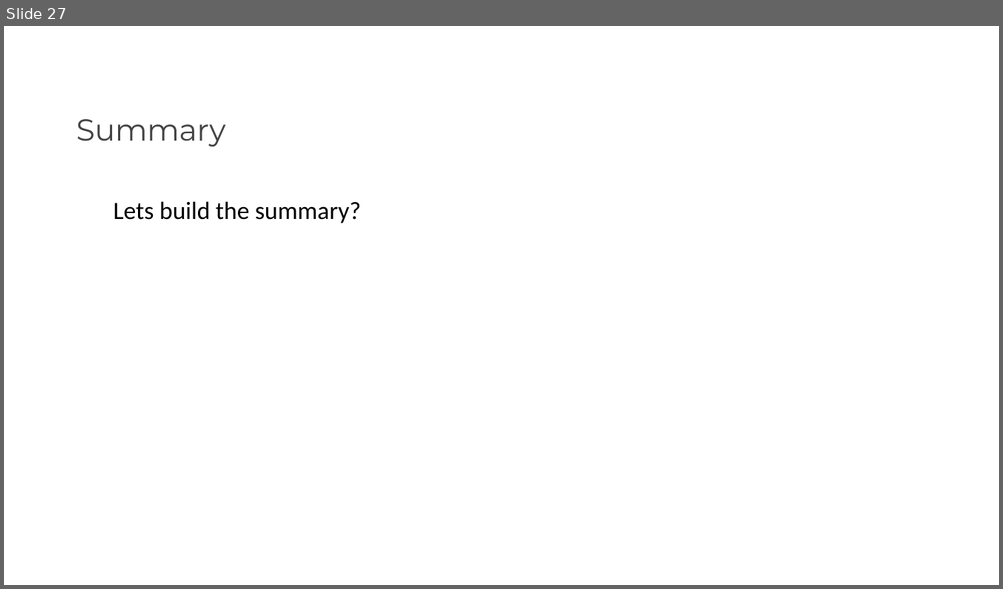
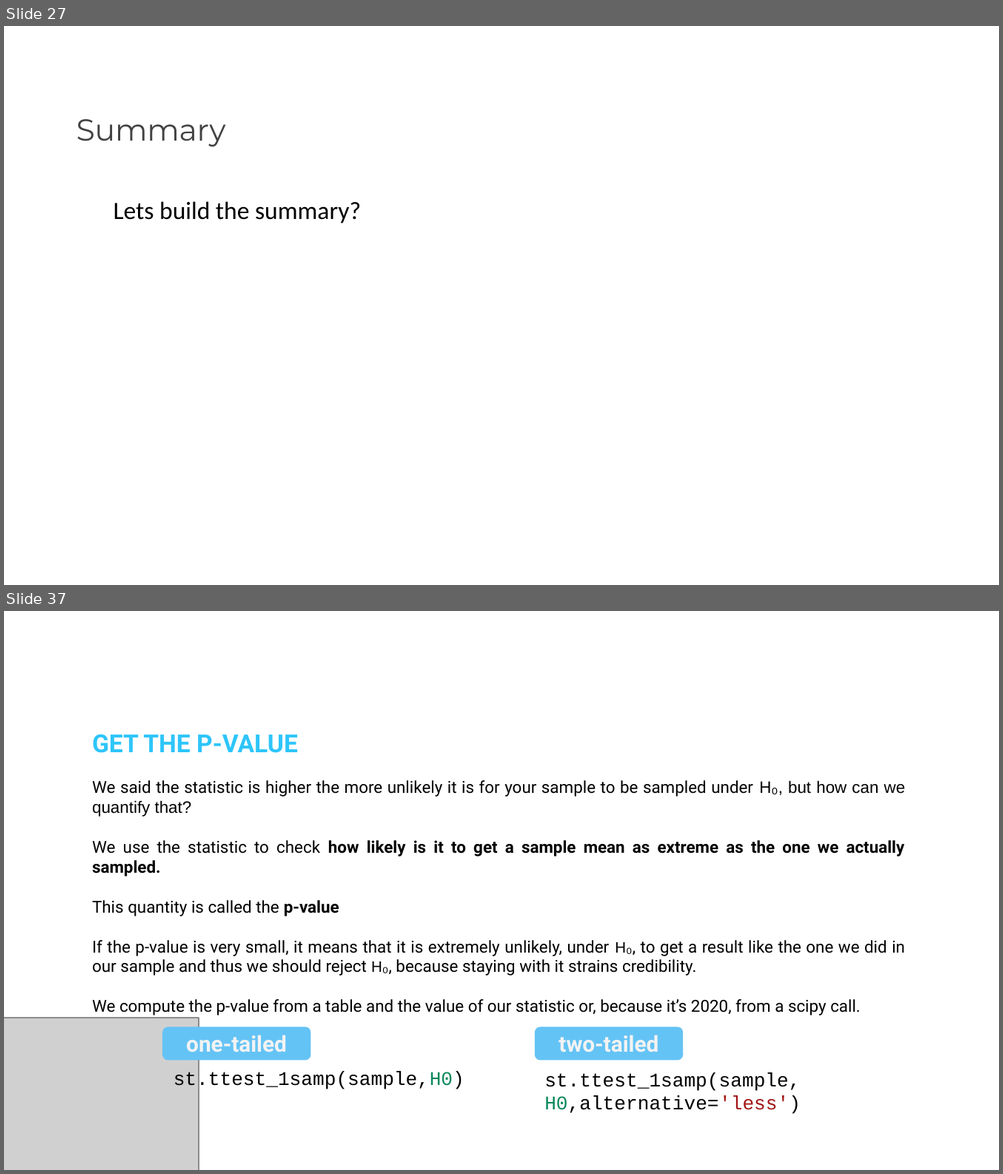
Before and after one commit to DSML-bootcamp/w4-nbs, a slide deck: D3/1. Hypothesis Testing.pptx. Shown one above the other, each under a label of ours: slide 27 before the commit, slides 27 and 37 after it; the slides between them are not shown. The pictures are 1003x589 and 1003x1174 pixels, drawn with LibreOffice and Linux fonts; fonts in the diff are those of the drawing; grey boxes stand for pictures; background and template pictures are left out. Boxes give left, top, right and bottom in pixels: in the first picture for what was removed or moved away, otherwise in the second. Text is boxed around its words. In the diff, an @@ line names an element or a change of style, - is before the commit and + after.

```diff
--- a/D3/1. Hypothesis Testing.pptx
+++ b/D3/1. Hypothesis Testing.pptx
@@ slide 37 added at [4, 611, 999, 1170], background picture (left out) @@
@@ text added at [92, 734, 905, 1016], 12 pt, text #000000 @@
+GET THE P-VALUE
+We said the statistic is higher the more unlikely it is for your sample to be sampled under H₀, but how can we quantify that?
+We use the statistic to check how likely is it to get a sample mean as extreme as the one we actually sampled.
+This quantity is called the p-value
+If the p-value is very small, it means that it is extremely unlikely, under H₀, to get a result like the one we did in our sample and thus we should reject H₀, because staying with it strains credibility.
+We compute the p-value from a table and the value of our statistic or, because it’s 2020, from a scipy call.
@@ picture added at [4, 1018, 199, 1170] @@
@@ rounded rectangle added at [162, 1027, 310, 1060], fill #64C3F5, 16 pt, text #F3F3F3, bold @@
+one-tailed
@@ rounded rectangle added at [534, 1027, 683, 1060], fill #64C3F5, 16 pt, text #F3F3F3, bold @@
+two-tailed
@@ text added at [173, 1071, 464, 1091], 14 pt, text #000000 @@
+st.ttest_1samp(sample,H0)
@@ text added at [544, 1073, 800, 1114], 14 pt, text #000000 @@
+st.ttest_1samp(sample,H0,alternative='less')
```
Also in this commit, not shown: 13 other slides added, 2 other files.
